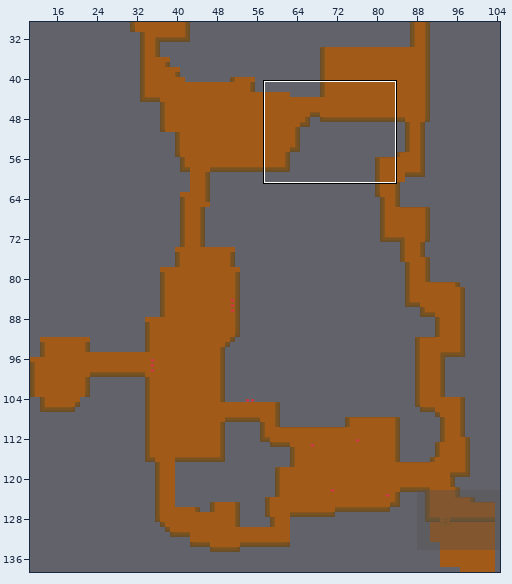
One commit to this Tiled map (JSON): assets/Tiled/map_part1.json. Above: a wide view before the commit, with the close-up outlined.
Close-up. Old version:
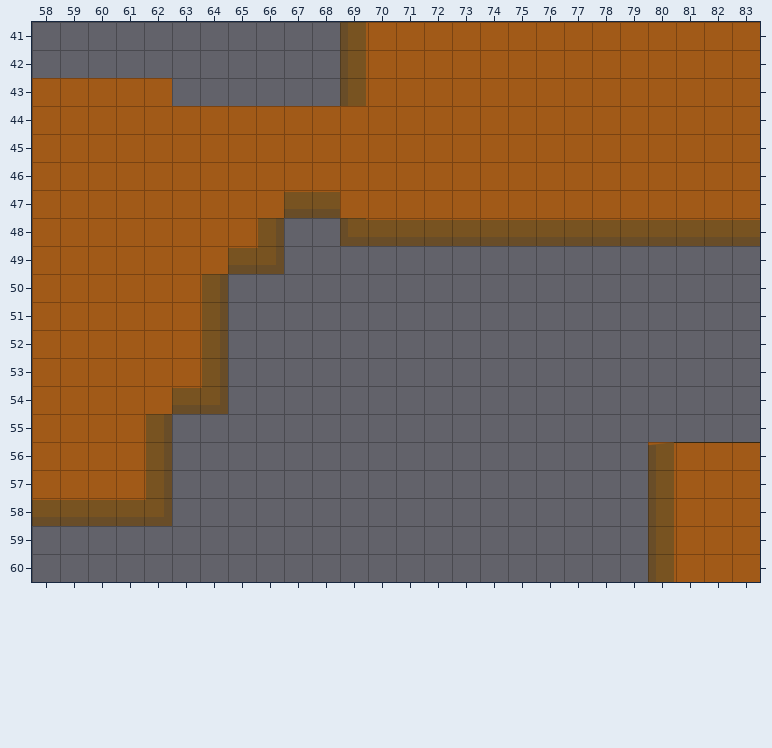
Cells are 32x32 px. Shown: x 58..83, y 41..60. The commit also changed other parts of the map, which this record leaves out. The old version is drawn lined up with the new one.
After the commit:
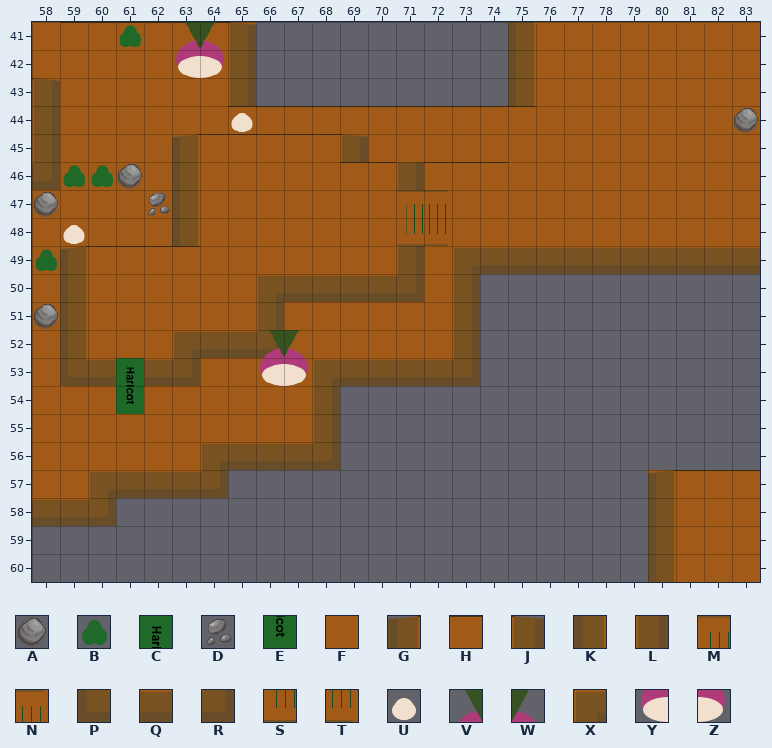
Key: from "tileset": A 3, B 4, C 17, D 39, E 53, F 324, G 365, H 366, J 367, K 401, L 403, M 404, N 405, P 437, Q 438, R 439, S 440, T 441, U 468, V 469, W 470, X 473, Y 505, Z 506.
_ is an empty cell.
Tiles replaced or removed in this view: F, G, H, K, L, P, Q, R.
Tiles of an added or newly shown layer are drawn over the layers below it.
Changes in this commit:
Changed rows in their new state; . is an unchanged cell.
map size 150x150 -> 105x145 cells (old content now starts at -46,-9; both pictures use the new coordinates)
Layer "sol_layer":
first column x 58:
41 F......F...______
42 FFFFFFF....______
43 .....FF....______
first column x 60:
47 ...........MN...........
48 .......FF..ST...........
49 .......FFF..F...........
50 .....F......F...........
51 .....F.FFFFFF...........
52 .......FFFFFF...........
53 .....FFF................
54 .....FFF................
55 ...FFFFF................
56 ...F................____
57 __......................
58 .__.....................
Layer "murs_layer":
first column x 58:
41 .HHHHHHJ..._.....K........
42 .......L..._.....K........
43 J......L..._.....K........
44 L......HHHHHHHHHHH........
45 L....GHHHHHJ..............
46 R....K.....HHLHHH.........
47 .....K...__...............
48 .....K.._.._______________
49 .GHHHH.__...FL.XQQQQQQQQQQ
50 .K...._.XQQQQR.L..........
51 .K...._.L......L..........
52 .K...XQQR......L..........
53 .PQ.QR_...XQQQQR..........
54 .....__...L...............
55 ...._.....L...............
56 ...._.XQQQR...........____
57 ..XQQQR...............GHHH
58 ..R__.....................
Layer "obstacle_layer" (added):
first column x 58:
41 ...B.VW...................
42 .....YZ...................
44 .......U.................A
46 .BBA......................
47 A...D.....................
48 .U........................
49 B.........................
51 A.........................
52 ........VW................
53 ........YZ................
Layer "repaires":
first column x 61:
53 C
54 E
Pixel boxes of the changes (left, top, right, bottom) in both close-ups:
changed: (32, 22, 760, 526)
